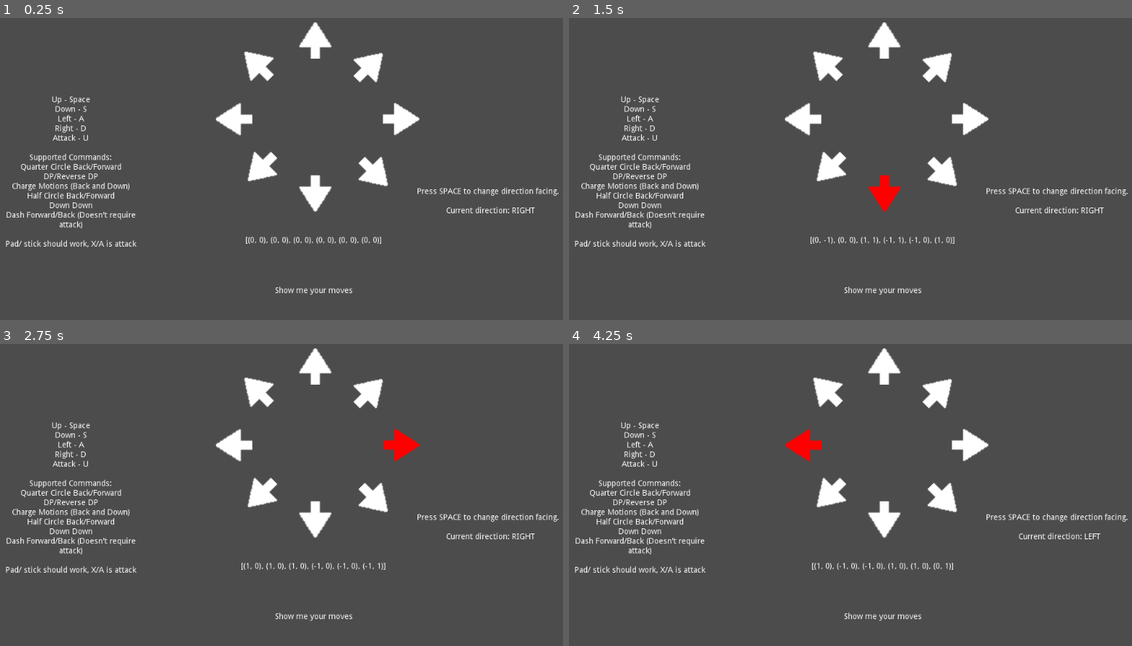
Above: before the commit, frames 1-4 (two rows, left to right).
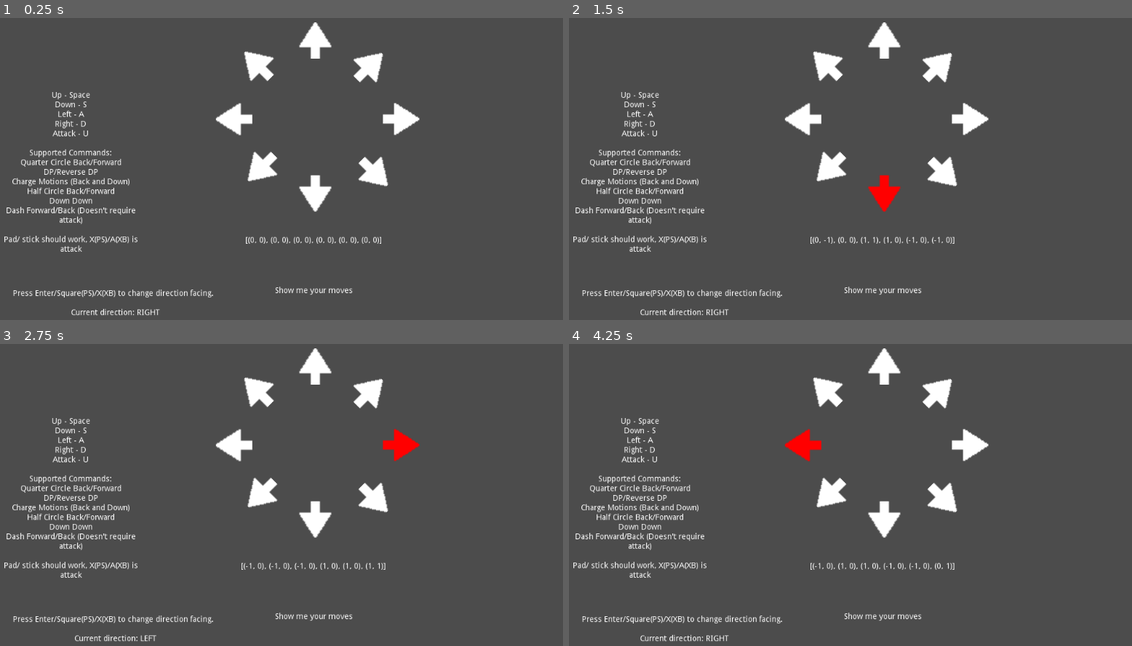
Above: after the commit, the same moments.

Repository: m-acrophage/godot-fg-input-manager
Game: Godot game, scene res://Node.tscn
The game is run twice, just before and just after one commit, with the same random seed, the same clock (stepped at 60 frames per second) and the same inputs.
Inputs:
- Up to frame 1 (0.25 s): no input
- Up to frame 2 (1.5 s): tap Space at 0.5, 1.25 s; hold Right (ui_right) 0.53-1.28 s; hold U (A) 0.53-1.28 s; tap Enter (ui_accept) at 0.77, 1.07 s; tap I (B) at 0.8, 1.35 s; hold Down (ui_down) from 1.28 s (still down)
- Up to frame 3 (2.75 s): tap Enter (ui_accept) at 1.52, 1.82, 2.3 s; tap O (C) at 1.55 s; tap Space at 2 s; release Down (ui_down) at 2.03 s; hold Right (ui_right) from 2.03 s (still down); hold O (C) from 2.03 s (still down)
- Up to frame 4 (4.25 s): tap Space at 2.75, 3.5 s; release Right (ui_right) at 2.78 s; release O (C) at 2.78 s; hold Up (ui_up) 2.78-3.53 s; tap Enter (ui_accept) at 2.85, 3.02, 3.32, 3.77, 4.07 s; tap U (A) at 3.05 s; hold Left (ui_left) from 3.53 s (still down); hold U (A) from 3.53 s (still down); tap I (B) at 3.8 s

The runs differ from the first frame. In frame 1, 3.9% of the frame differs, in the area x 0-100%, y 24-99%; in frame 2, 4.0%; in frame 3, 4.2%; in frame 4, 4.2%.

Commit message:
Add files via upload

Diff:
--- a/source_files/Node.tscn
+++ b/source_files/Node.tscn
@@ -34,10 +34,10 @@
 }
 
 [node name="DirectionLabel" type="Label" parent="."]
-margin_left = 738.819
-margin_top = 281.96
-margin_right = 836.819
-margin_bottom = 386.96
+margin_left = 28.2238
+margin_top = 462.129
+margin_right = 126.224
+margin_bottom = 567.129
 align = 1
 valign = 1
 __meta__ = {
@@ -63,7 +63,7 @@
 Down Down
 Dash Forward/Back (Doesn't require attack)
 
-Pad/ stick should work, X/A is attack
+Pad/ stick should work, X(PS)/A(XB) is attack
 
 "
 align = 1
--- a/source_files/inputmanager.gd
+++ b/source_files/inputmanager.gd
@@ -97,7 +97,7 @@
 	get_bdash()
 	set_history()
 
-	if Input.is_action_just_pressed("ui_accept"):
+	if Input.is_action_just_pressed("swap"):
 		xscale = -xscale
 
 	var direction_text
@@ -106,7 +106,7 @@
 	else:
 		direction_text = "LEFT"
 
-	direction_label.text = ("Press SPACE to change direction facing. \n \n Current direction: " + direction_text)
+	direction_label.text = ("Press Enter/Square(PS)/X(XB) to change direction facing. \n \n Current direction: " + direction_text)
 
 	# here for demo, can be removed
 	buffer_label.text = str(command_buffer)
--- a/source_files/project.godot
+++ b/source_files/project.godot
@@ -77,6 +77,12 @@
 "events": [ Object(InputEventKey,"resource_local_to_scene":false,"resource_name":"","device":0,"alt":false,"shift":false,"control":false,"meta":false,"command":false,"pressed":false,"scancode":76,"unicode":0,"echo":false,"script":null)
  ]
 }
+swap={
+"deadzone": 0.5,
+"events": [ Object(InputEventKey,"resource_local_to_scene":false,"resource_name":"","device":0,"alt":false,"shift":false,"control":false,"meta":false,"command":false,"pressed":false,"scancode":16777221,"unicode":0,"echo":false,"script":null)
+, Object(InputEventJoypadButton,"resource_local_to_scene":false,"resource_name":"","device":0,"button_index":2,"pressure":0.0,"pressed":false,"script":null)
+ ]
+}
 
 [physics]
 
